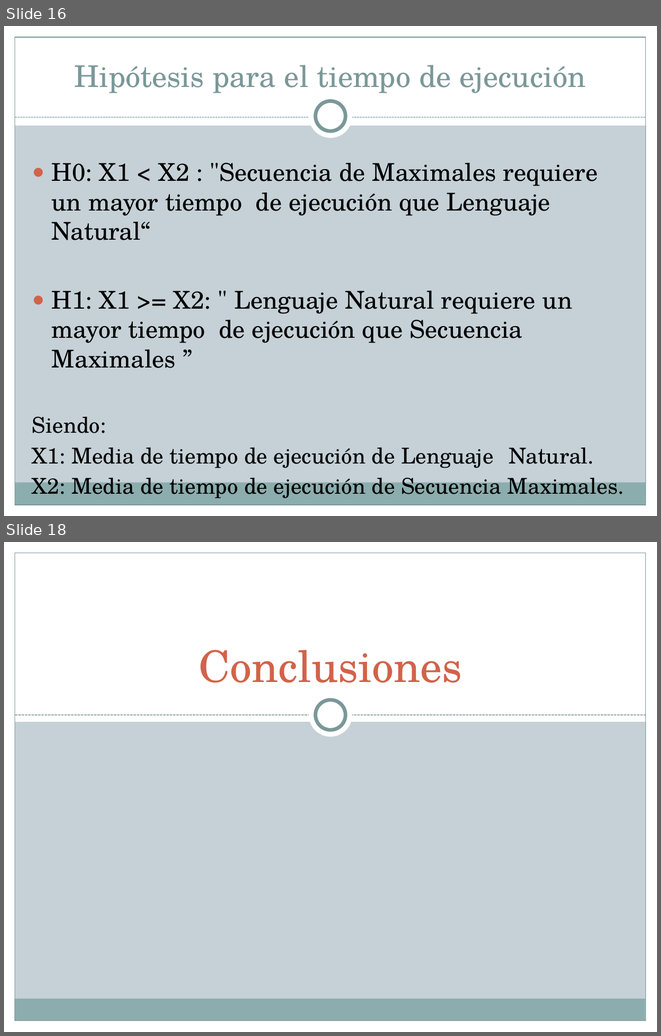
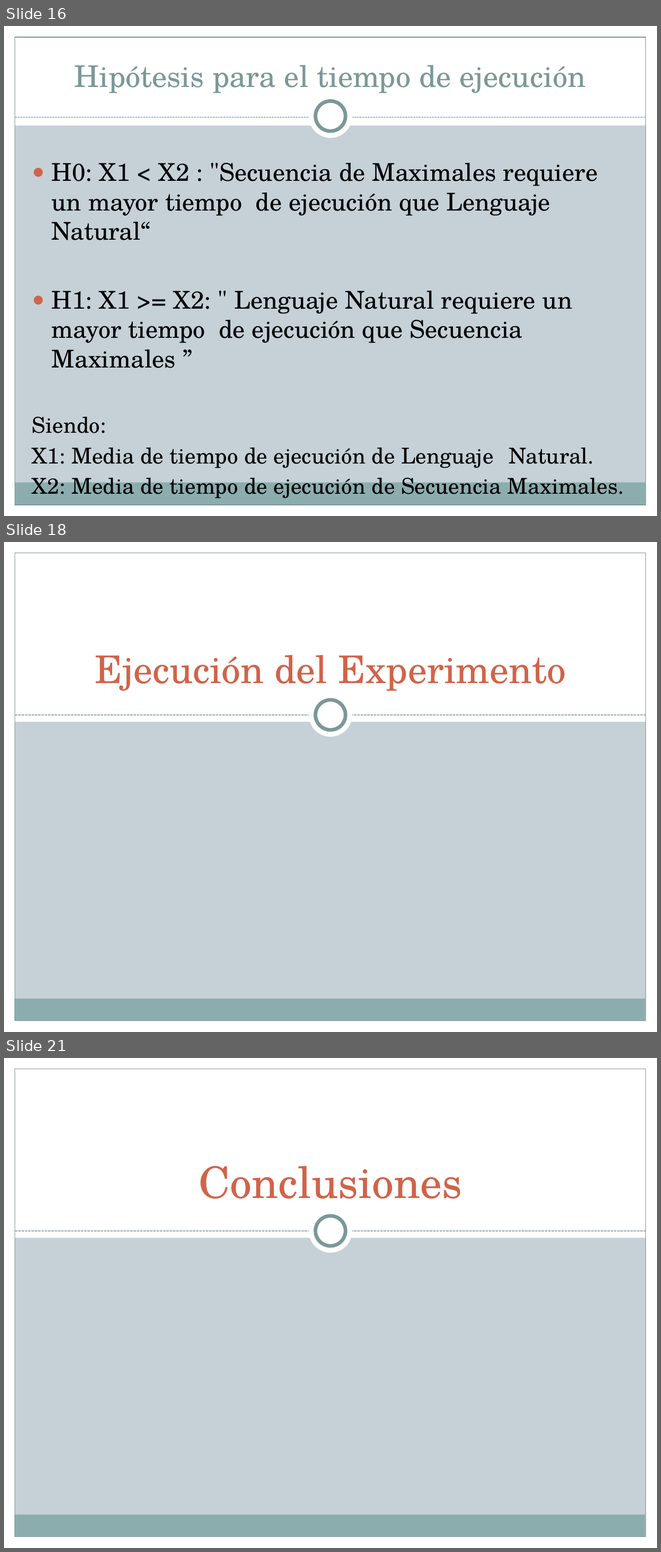
Before and after one commit to diegohttp/plagiarius, a slide deck: Lab6/Diapos HIPOTESIS.pptx. Shown one above the other, each under a label of ours: slides 16 and 18 before the commit, slides 16, 18 and 21 after it; the slides between them are not shown. The pictures are 661x1036 and 661x1552 pixels, drawn with LibreOffice and Linux fonts; fonts in the diff are those of the drawing. Boxes give left, top, right and bottom in pixels: in the first picture for what was removed or moved away, otherwise in the second. Text is boxed around its words. In the diff, an @@ line names an element or a change of style, - is before the commit and + after.

```diff
--- a/Lab6/Diapos HIPOTESIS.pptx
+++ b/Lab6/Diapos HIPOTESIS.pptx
@@ slide 18 added at [4, 542, 657, 1032], background #C5D1D7; not listed: 9 template elements that a slide beside it also shows @@
@@ title added at [95, 655, 566, 691], 42 pt, text #D16349 @@
+Ejecución del Experimento
@@ what was slide 18 is now slide 21 @@
```
Also in this commit, not shown: 1 slide changed, 3 other slides added, 1 slide removed.
